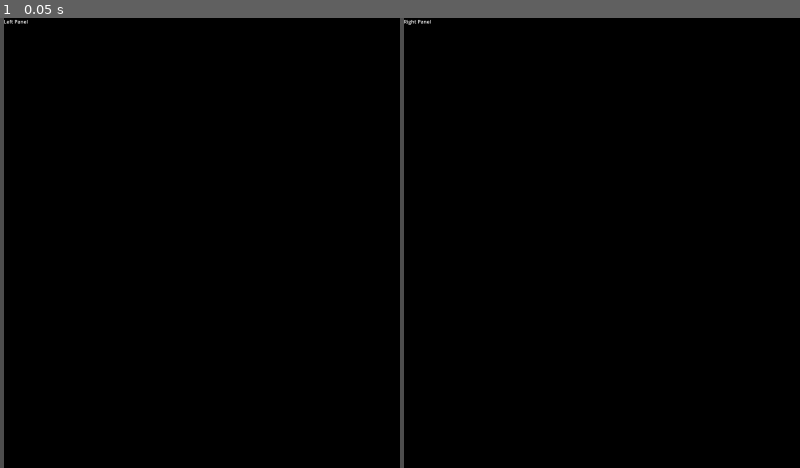
Above: before the commit, frame 1.
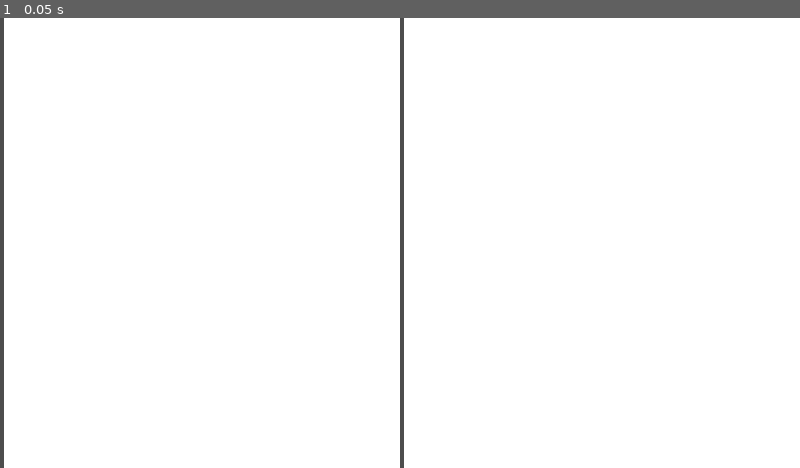
Above: after the commit, the same moment.

Repository: Cuppixx/TravelingSalesmanProblem_ClassProject
Game: Godot game, scene res://tsp_main.tscn
Same seed, same stepped clock (60 frames per second), same inputs: the game is played once before the commit and once after it.
Inputs:
- Up to frame 1 (0.05 s): no input

The runs differ from the first frame. In frame 1, 99% of the frame differs, in the area x 0-100%, y 0-100%.

Commit message:
new visuals

Diff:
--- a/edge.tscn
+++ b/edge.tscn
@@ -5,7 +5,7 @@
 [node name="Edge" type="Line2D"]
 texture_filter = 6
 texture_repeat = 1
-width = 5.0
+width = 8.0
 default_color = Color(0, 0.513726, 0.709804, 0.784314)
 antialiased = true
 script = ExtResource("1_c1610")
@@ -17,7 +17,7 @@
 theme_override_colors/font_color = Color(1, 1, 1, 1)
 theme_override_colors/font_outline_color = Color(0.345098, 0.223529, 0.286275, 1)
 theme_override_constants/outline_size = 7
-theme_override_font_sizes/font_size = 20
+theme_override_font_sizes/font_size = 30
 horizontal_alignment = 1
 vertical_alignment = 1
 
--- a/project.godot
+++ b/project.godot
@@ -12,7 +12,7 @@
 
 config/name="Traveling Salesman Problem"
 config/version="1.0.0"
-config/tags=PackedStringArray("software")
+config/tags=PackedStringArray("software", "under_development")
 run/main_scene="res://tsp_main.tscn"
 config/features=PackedStringArray("4.2", "Forward Plus")
 config/icon="res://icon.svg"
--- a/tsp_main.gd
+++ b/tsp_main.gd
@@ -282,6 +282,7 @@
 								minimum_edge = edge_matrix[i][j]
 								minimum_edge_pair = Vector2(i,j)
 								valid_edge_found = true
+						else: print("\n\n TEST\n\n")
 
 	if valid_edge_found:
 		edge_matrix[minimum_edge_pair.x][minimum_edge_pair.y] = INF
@@ -328,6 +329,7 @@
 								minimum_edge = edge_matrix[i][j]
 								minimum_edge_pair = Vector2(i,j)
 								valid_edge_found = true
+						else: print("\n\n TEST\n\n")
 
 	if valid_edge_found:
 		edge_matrix[minimum_edge_pair.x][minimum_edge_pair.y] = INF
--- a/tsp_main.tscn
+++ b/tsp_main.tscn
@@ -193,6 +193,9 @@
 disabled = true
 text = "Local Search: Ant Colony"
 
+[node name="BtnWait" type="Button" parent="Control/HSplitContainer/UI/MarginContainer/VBoxContainer"]
+layout_mode = 2
+
 [node name="HSplitContainer" type="HSplitContainer" parent="Control/HSplitContainer"]
 layout_mode = 2
 size_flags_horizontal = 3
@@ -209,7 +212,6 @@
 anchor_bottom = 1.0
 grow_horizontal = 2
 grow_vertical = 2
-color = Color(0, 0, 0, 1)
 
 [node name="Label" type="Label" parent="Control/HSplitContainer/HSplitContainer/LeftPanel"]
 layout_mode = 0
@@ -237,7 +239,6 @@
 anchor_bottom = 1.0
 grow_horizontal = 2
 grow_vertical = 2
-color = Color(0, 0, 0, 1)
 
 [node name="Label" type="Label" parent="Control/HSplitContainer/HSplitContainer/RightPanel"]
 layout_mode = 0
--- a/vertex.tscn
+++ b/vertex.tscn
@@ -40,7 +40,7 @@
 theme_override_constants/shadow_offset_y = 4
 theme_override_constants/outline_size = 7
 theme_override_constants/shadow_outline_size = 3
-theme_override_font_sizes/font_size = 40
+theme_override_font_sizes/font_size = 45
 text = "5"
 
 [connection signal="pressed" from="TextureButton" to="." method="_on_texture_button_pressed"]
